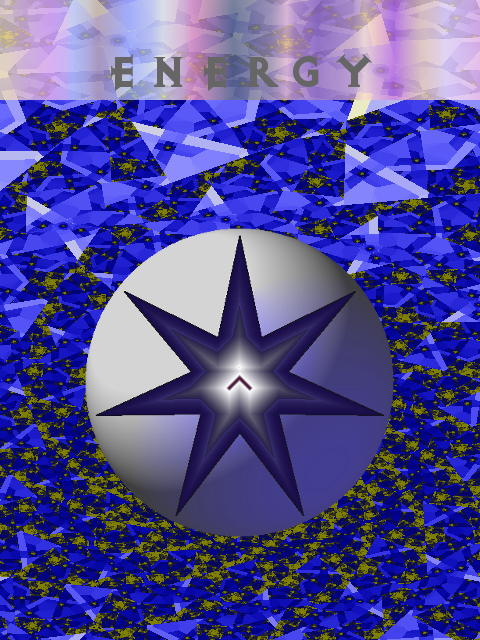
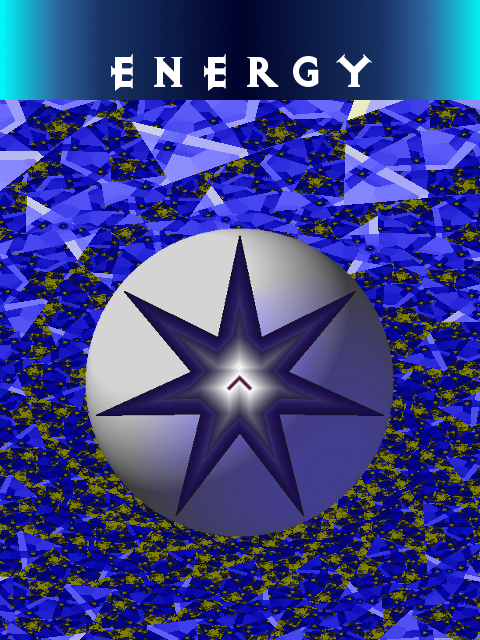
Revision of a layered 480×640 image; what changed, layer by layer:
painted on "ENERGY" over (111, 54, 372, 91)
"Grad": opacity 75% → 100%, painted on it over (0, 0, 480, 100)
